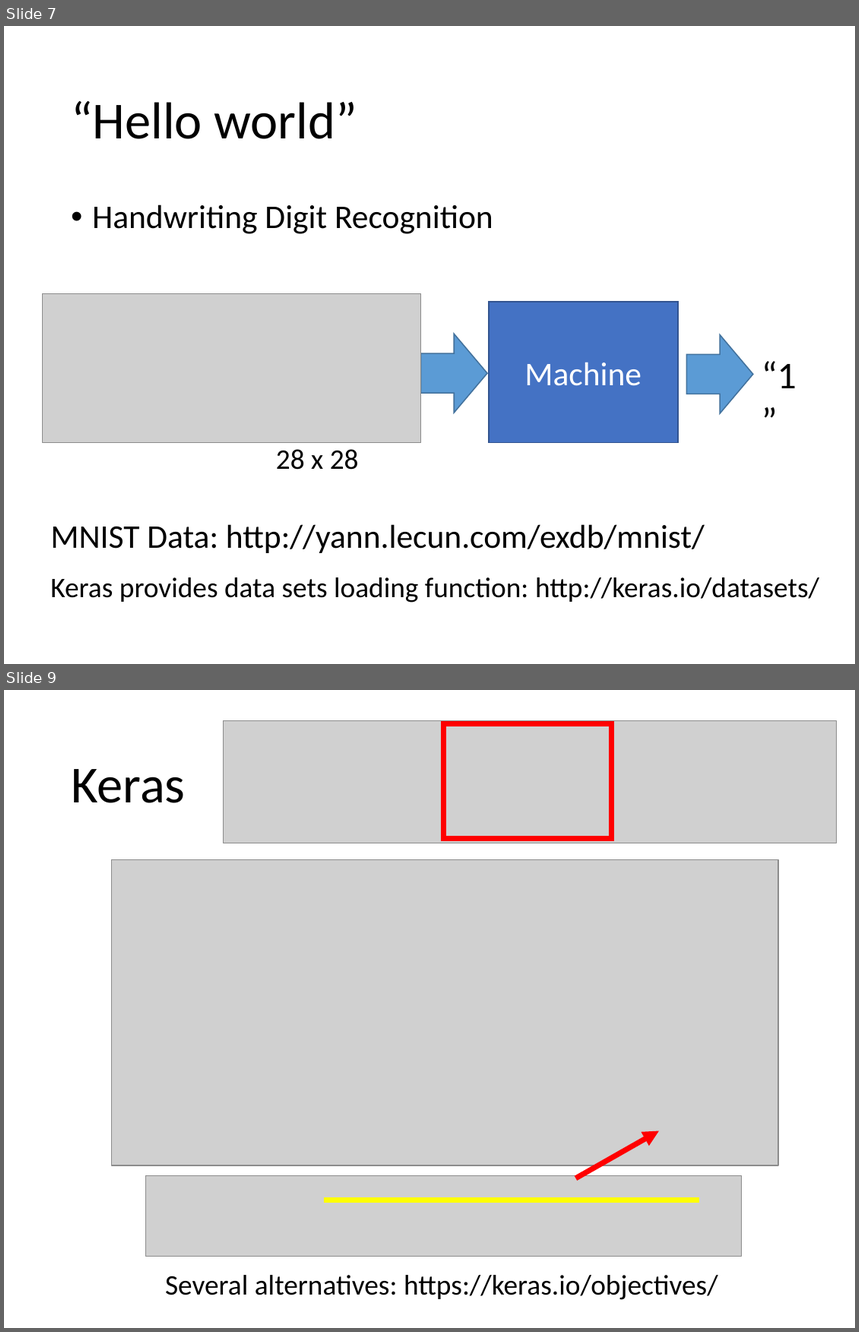
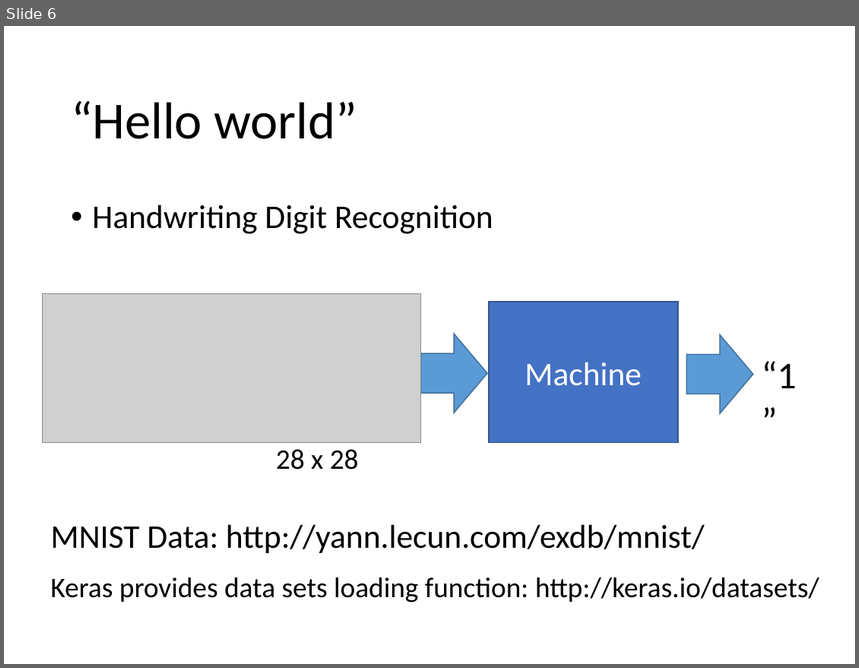
Before and after one commit to allenyllee/AIacademy, a slide deck: 深度學習理論-深層神經網路基礎與卷積神經網路@李宏毅/lecture 3 - keras.pptx. Shown one above the other, each under a label of ours: slides 7 and 9 before the commit, slide 6 after it; the slides between them are not shown. The pictures are 859x1332 and 859x668 pixels, drawn with LibreOffice and Linux fonts; fonts in the diff are those of the drawing; grey boxes stand for pictures. Boxes give left, top, right and bottom in pixels: in the first picture for what was removed or moved away, otherwise in the second. Text is boxed around its words. In the diff, an @@ line names an element or a change of style, - is before the commit and + after.

```diff
--- a/深度學習理論-深層神經網路基礎與卷積神經網路@李宏毅/lecture 3 - keras.pptx
+++ b/深度學習理論-深層神經網路基礎與卷積神經網路@李宏毅/lecture 3 - keras.pptx
@@ slide 9 removed at bbox=[4, 690, 855, 1328], background #FFFFFF @@
@@ picture removed at bbox=[224, 720, 836, 844] @@
@@ rectangle removed at bbox=[444, 724, 612, 839] @@
@@ title removed at bbox=[71, 769, 185, 803] @@
-Keras
@@ picture removed at bbox=[112, 860, 778, 1166] @@
@@ arrow removed from (576, 1179) to (659, 1131) @@
@@ picture removed at bbox=[146, 1176, 742, 1257] @@
@@ line removed from (324, 1201) to (699, 1201) @@
@@ text removed at bbox=[165, 1275, 718, 1300] @@
-Several alternatives: https://keras.io/objectives/
@@ what was slide 7 is now slide 6 @@
```
Also in this commit, not shown: 3 slides changed, 1 other slide removed, 3 other files.
